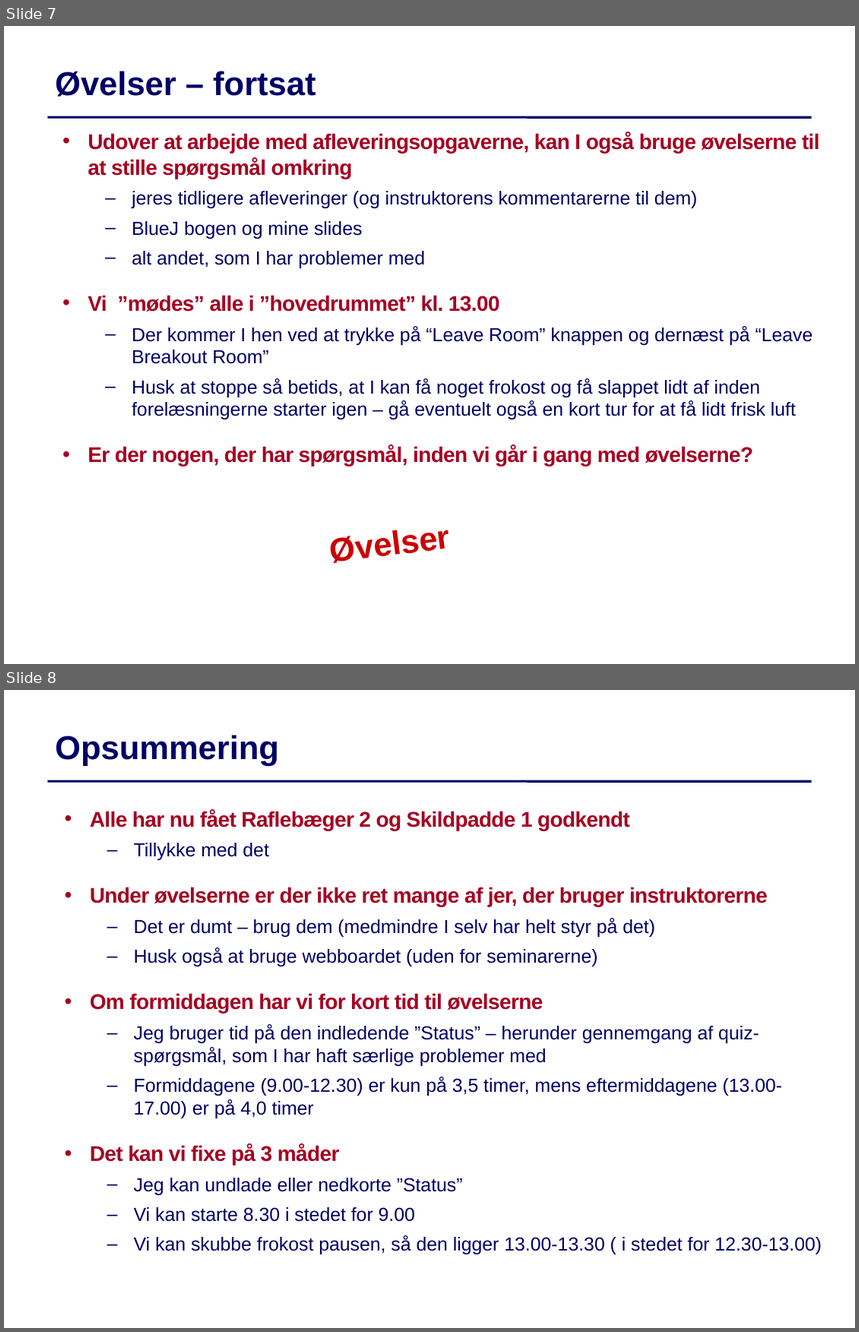
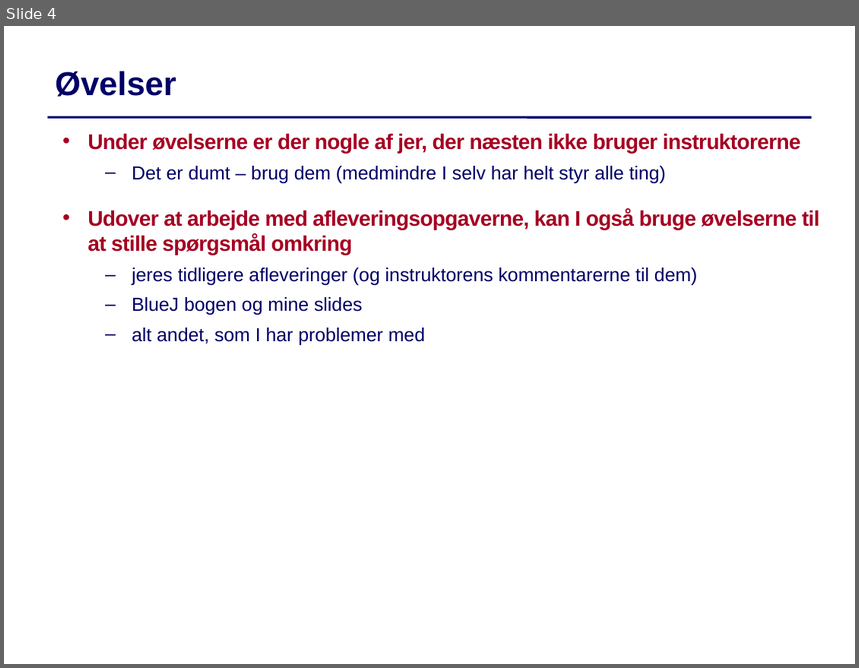
Before and after one commit to IntProgAU/Materiale, a slide deck: web/g22/status/Status3.pptx. Shown one above the other, each under a label of ours: slides 7 and 8 before the commit, slide 4 after it. The pictures are 859x1332 and 859x668 pixels, drawn with LibreOffice and Linux fonts; fonts in the diff are those of the drawing. Boxes give left, top, right and bottom in pixels: in the first picture for what was removed or moved away, otherwise in the second. Text is boxed around its words. In the diff, an @@ line names an element or a change of style, - is before the commit and + after.

```diff
--- a/web/g22/status/Status3.pptx
+++ b/web/g22/status/Status3.pptx
@@ slide 8 removed at [4,690,855,1328], background #FFFFFF; not listed: 1 template element that a slide beside it also shows @@
@@ text removed at [55,735,279,766] @@
-Opsummering
@@ text removed at [90,810,822,1255] @@
-  • Alle har nu fået Raflebæger 2 og Skildpadde 1 godkendt
-  – Tillykke med det
-  • Under øvelserne er der ikke ret mange af jer, der bruger instruktorerne
-  – Det er dumt – brug dem (medmindre I selv har helt styr på det)
-  – Husk også at bruge webboardet (uden for seminarerne)
-  • Om formiddagen har vi for kort tid til øvelserne
-  – Jeg bruger tid på den indledende ”Status” – herunder gennemgang af quiz-spørgsmål, som I har haft særlige problemer med
-  – Formiddagene (9.00-12.30) er kun på 3,5 timer, mens eftermiddagene (13.00-17.00) er på 4,0 timer
-  • Det kan vi fixe på 3 måder
-  – Jeg kan undlade eller nedkorte ”Status”
-  – Vi kan starte 8.30 i stedet for 9.00
-  – Vi kan skubbe frokost pausen, så den ligger 13.00-13.30 ( i stedet for 12.30-13.00)
@@ what was slide 7 is now slide 4 @@
@@ slide 4 changed as well @@
@@ text at [55,71,177,97]: text changed @@
-Øvelser – fortsat
+Øvelser
@@ text at [88,133,801,183]: paragraphs added @@
+  • Under øvelserne er der nogle af jer, der næsten ikke bruger instruktorerne
+  – Det er dumt – brug dem (medmindre I selv har helt styr alle ting)
@@ text at [88,295,813,467]: paragraphs removed @@
-  • Vi ”mødes” alle i ”hovedrummet” kl. 13.00
-  – Der kommer I hen ved at trykke på “Leave Room” knappen og dernæst på “Leave Breakout Room”
-  – Husk at stoppe så betids, at I kan få noget frokost og få slappet lidt af inden forelæsningerne starter igen – gå eventuelt også en kort tur for at få lidt frisk luft
-  • Er der nogen, der har spørgsmål, inden vi går i gang med øvelserne?
@@ text removed at [331,530,451,563] @@
-Øvelser
```
Also in this commit, not shown: 5 other slides changed, 1 other slide removed.
